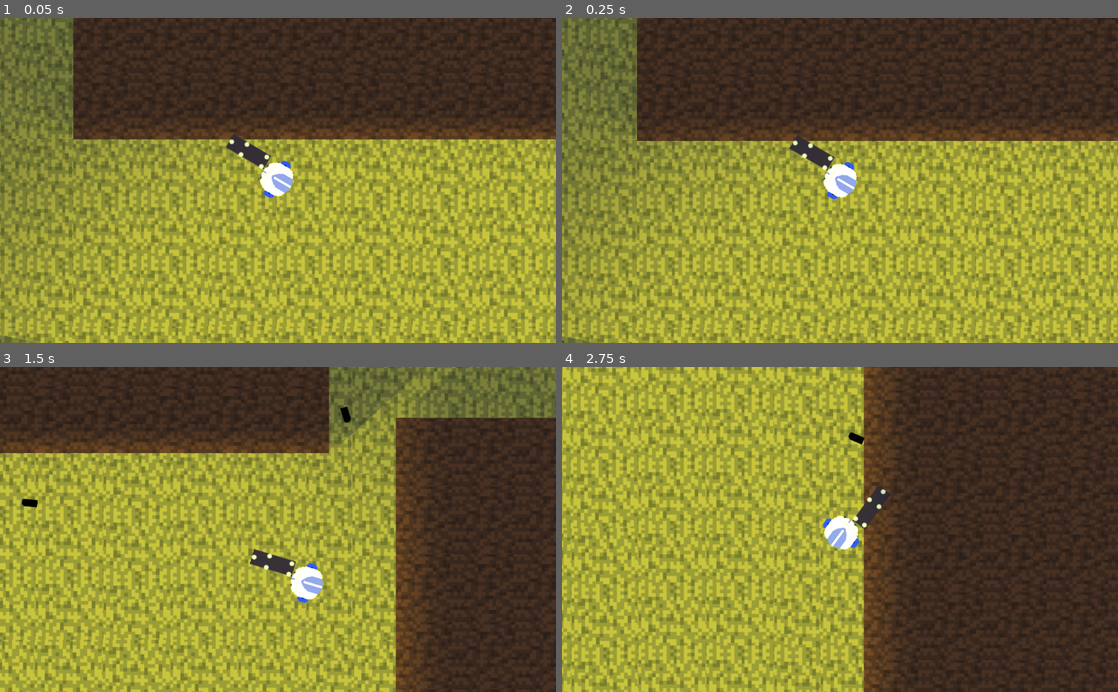
Above: before the commit, frames 1-4 (two rows, left to right).
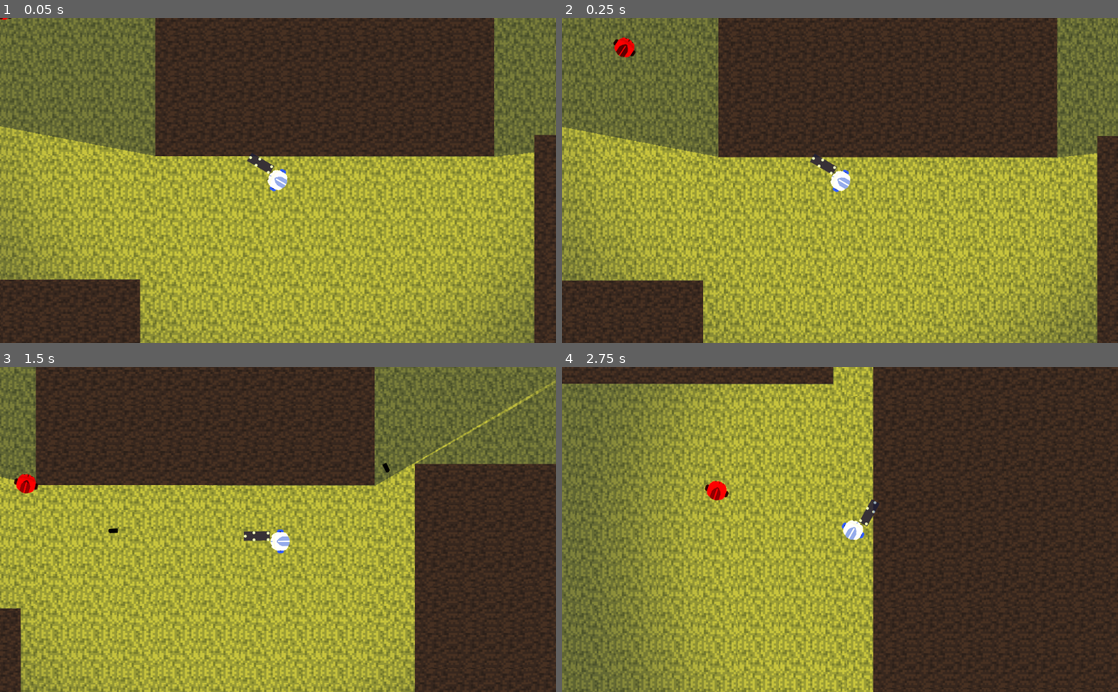
Above: after the commit, the same moments.

Repository: mikolajlubiak/hotroyal
Game: Godot game, scene res://Main.tscn
The game is run twice, just before and just after one commit, with the same random seed, the same clock (stepped at 60 frames per second) and the same inputs.
Inputs (mouse positions are in pixels of both pictures, inside the frame that each line leads up to):
- Up to frame 1 (0.05 s): no input
- Up to frame 2 (0.25 s): no input
- Up to frame 3 (1.5 s): move the mouse to (400, 513) at 0.52 s; hold D (ui_right) 0.53-1.28 s; click (400, 513) at 0.6 s; move the mouse to (166, 545) at 1.27 s; hold S (ui_down) from 1.28 s (still down); click (166, 545) at 1.35 s
- Up to frame 4 (2.75 s): move the mouse to (895, 458) at 2.02 s; release S (ui_down) at 2.03 s; hold D (ui_right) from 2.03 s (still down); click (895, 458) at 2.1 s

The runs differ from the first frame. In frame 1, 51% of the frame differs, in the area x 0-100%, y 0-100%; in frame 2, 52%; in frame 3, 47%; in frame 4, 40%.

Commit message:
swiatlo

Diff:
--- a/Main.tscn
+++ b/Main.tscn
@@ -53,6 +53,17 @@
 position = Vector2( 539, 334 )
 script = ExtResource( 4 )
 
+[node name="Light2D" type="Light2D" parent="Player"]
+position = Vector2( -1, 2 )
+texture = ExtResource( 7 )
+offset = Vector2( 13, 228 )
+texture_scale = 2.0
+color = Color( 1, 0.878431, 0.0745098, 1 )
+energy = 0.8
+shadow_enabled = true
+shadow_buffer_size = 4096
+shadow_filter_smooth = 64.0
+
 [node name="Sprite" type="Sprite" parent="Player"]
 position = Vector2( 0, 1 )
 rotation = 1.56962
@@ -66,8 +77,8 @@
 [node name="Camera2D" type="Camera2D" parent="Player"]
 position = Vector2( 2, 1 )
 current = true
-zoom = Vector2( 0.6, 0.6 )
 smoothing_enabled = true
+smoothing_speed = 10.0
 
 [node name="CollisionShape2D" type="CollisionShape2D" parent="Player"]
 position = Vector2( 0, 1.5 )
@@ -82,15 +93,4 @@
 
 [node name="Enemy" parent="." instance=ExtResource( 5 )]
 
-[node name="Light2D" type="Light2D" parent="."]
-position = Vector2( 617, 581 )
-texture = ExtResource( 7 )
-offset = Vector2( 13, 228 )
-texture_scale = 2.0
-color = Color( 1, 0.878431, 0.0745098, 1 )
-energy = 0.8
-shadow_enabled = true
-shadow_buffer_size = 4096
-shadow_gradient_length = 4.0
-
 [connection signal="body_entered" from="Player/Area2D" to="Player" method="_on_Area2D_body_entered"]
--- a/movement.gd
+++ b/movement.gd
@@ -1,6 +1,6 @@
 extends KinematicBody2D
 
-var speed = 500
+var speed = 300
 var bullet_speed = 2000
 var bullet = preload("res://Bullet.tscn")
 
